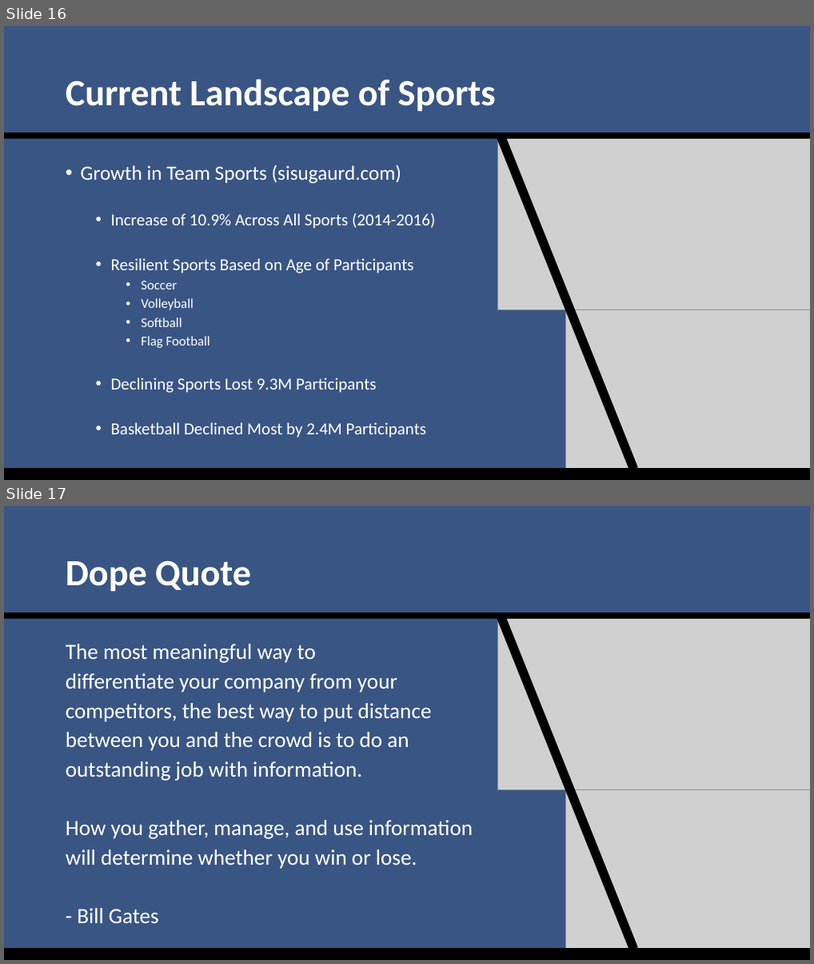
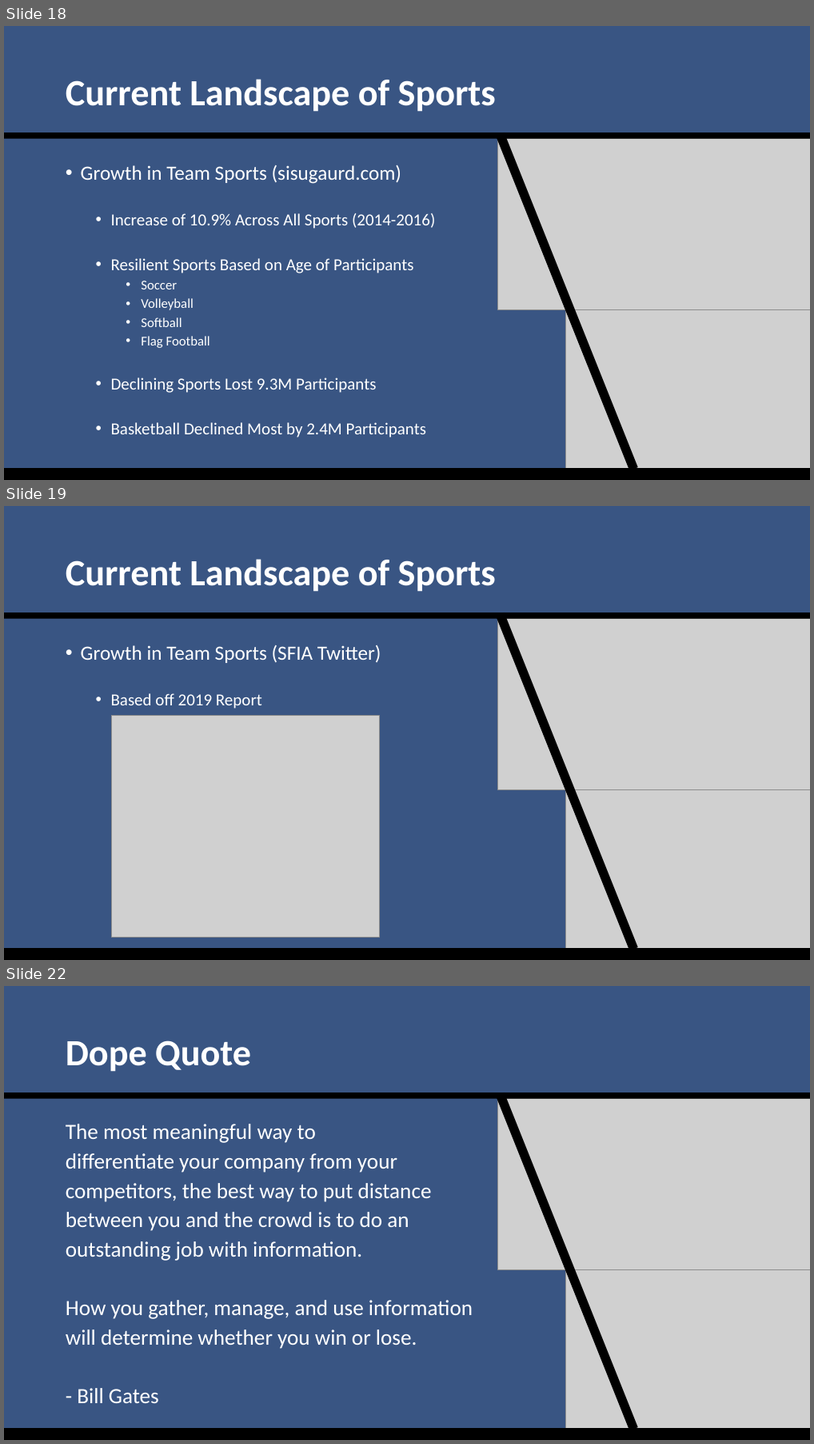
Before and after one commit to SuperMarioGiacomazzo/STOR538_WEBSITE, a slide deck: Slides/Sports Analytics 1/Sports_Analytics_1_Lecture.pptx. Shown one above the other, each under a label of ours: slides 16 and 17 before the commit, slides 18, 19 and 22 after it; the slides between them are not shown. The pictures are 814x964 and 814x1444 pixels, drawn with LibreOffice and Linux fonts; fonts in the diff are those of the drawing; grey boxes stand for pictures. Boxes give left, top, right and bottom in pixels: in the first picture for what was removed or moved away, otherwise in the second. Text is boxed around its words. In the diff, an @@ line names an element or a change of style, - is before the commit and + after.

```diff
--- a/Slides/Sports Analytics 1/Sports_Analytics_1_Lecture.pptx
+++ b/Slides/Sports Analytics 1/Sports_Analytics_1_Lecture.pptx
@@ slide 19 added at (x1=4, y1=506, x2=810, y2=960), background #395583 @@
@@ title added at (x1=66, y1=559, x2=496, y2=592), 44 pt, text #FFFFFF, bold @@
+Current Landscape of Sports
@@ rectangle added at (x1=4, y1=612, x2=810, y2=619), fill #000000 @@
@@ rectangle added at (x1=496, y1=612, x2=638, y2=951), fill #000000 @@
@@ picture added at (x1=498, y1=619, x2=810, y2=790) @@
@@ text added at (x1=81, y1=645, x2=382, y2=708), 24 pt, text #FFFFFF @@
+• Growth in Team Sports (SFIA Twitter)
+  • Based off 2019 Report
@@ picture added at (x1=112, y1=716, x2=379, y2=937) @@
@@ picture added at (x1=566, y1=789, x2=810, y2=960) @@
@@ rectangle added at (x1=4, y1=948, x2=810, y2=960), fill #000000 @@
@@ what was slide 16 is now slide 18 @@
@@ what was slide 17 is now slide 22 @@
```
Also in this commit, not shown: 5 slides changed, 4 other slides added, 7 other files.
